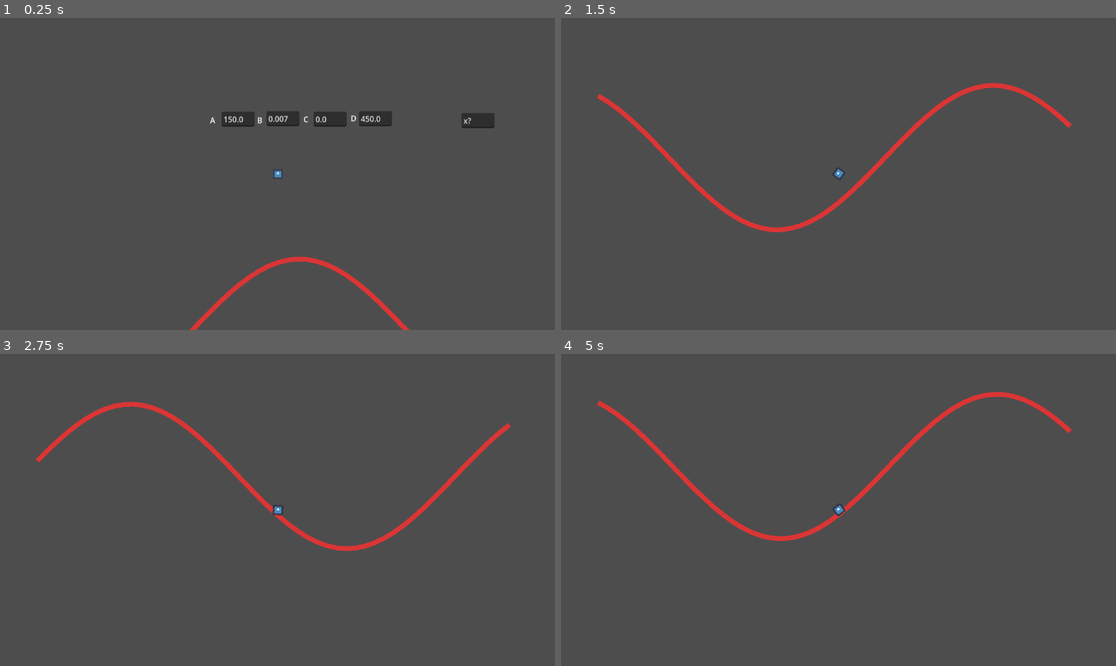
Above: before the commit, frames 1-4 (two rows, left to right).
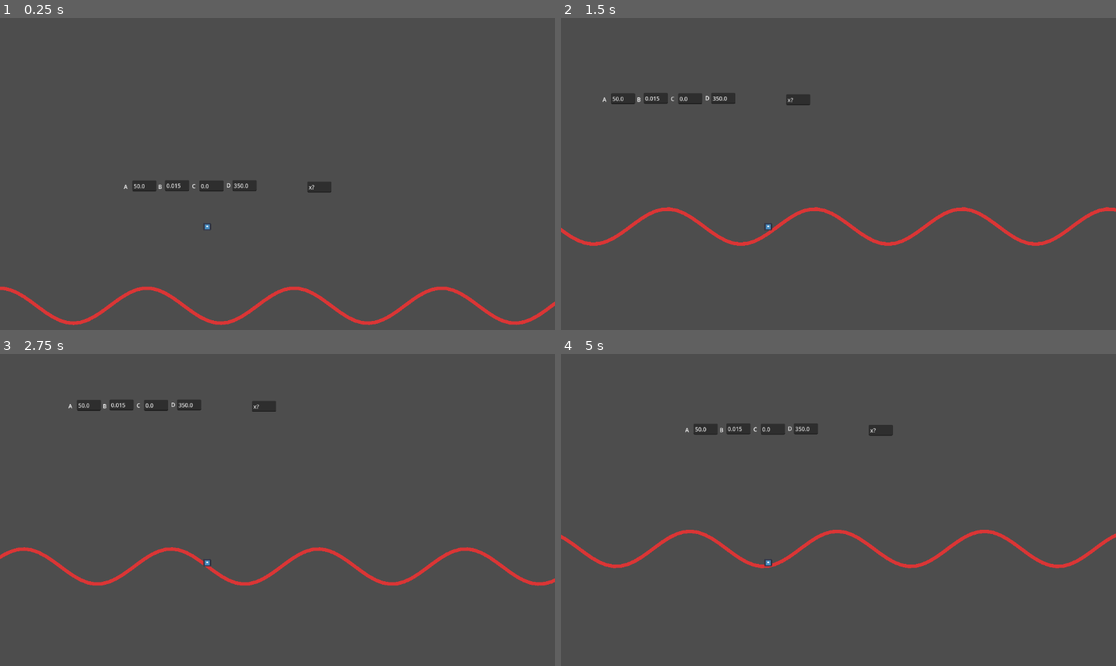
Above: after the commit, the same moments.

Repository: WillowMire/2025GameOffJam
Game: Godot game, scene res://arcade.tscn
Same seed, same stepped clock (60 frames per second), same inputs: the game is played once before the commit and once after it. The engine's default icon, where the game draws it, is replaced by a stand-in: a white triangle on a blue panel in a dark square.
Inputs:
- Up to frame 1 (0.25 s): no input
- Up to frame 2 (1.5 s): hold Right (right) 0.53-1.28 s; hold Down (down) from 1.28 s (still down)
- Up to frame 3 (2.75 s): release Down (down) at 2.03 s; hold Right (right) from 2.03 s (still down)
- Up to frame 4 (5 s): release Right (right) at 2.78 s; hold Up (up) 2.78-3.53 s; hold Left (left) from 3.53 s (still down)

The runs differ from the first frame. In frame 1, 4.2% of the frame differs, in the area x 0-100%, y 30-100%; in frame 2, 3.8%; in frame 3, 3.7%; in frame 4, 3.9%.

Commit message:
Experimented with different collision types for wave, changed movement controls to feel a little smoother

Diff:
--- a/game-off-2025-sine-wave-game/arcade.tscn
+++ b/game-off-2025-sine-wave-game/arcade.tscn
@@ -1,19 +1,28 @@
-[gd_scene load_steps=4 format=3 uid="uid://c6uubfh172683"]
+[gd_scene load_steps=6 format=3 uid="uid://c6uubfh172683"]
 
 [ext_resource type="Script" uid="uid://cafxbpaqogk35" path="res://arcade_main.gd" id="1_kjmcv"]
 [ext_resource type="Texture2D" uid="uid://d1oh54iesvoeo" path="res://icon.svg" id="2_658re"]
 
+[sub_resource type="PhysicsMaterial" id="PhysicsMaterial_658re"]
+friction = 0.0
+
 [sub_resource type="CircleShape2D" id="CircleShape2D_4ltp0"]
 
-[node name="Arcade" type="Node2D" node_paths=PackedStringArray("player", "line")]
+[sub_resource type="PhysicsMaterial" id="PhysicsMaterial_4ltp0"]
+friction = 0.0
+
+[node name="Arcade" type="Node2D" node_paths=PackedStringArray("player", "cam", "line")]
 script = ExtResource("1_kjmcv")
 DEBUG = true
 player = NodePath("PlayerObject")
+cam = NodePath("PlayerObject/Camera2D")
 line = NodePath("SinWave")
-a_var = 150.0
-b_var = 0.007
-d_var = 450.0
-control_speed = 150.0
+a_var = 50.0
+b_var = 0.015
+d_var = 350.0
+min_control_speed = 100.0
+max_control_speed = 250.0
+move_control_lerp_time = 1.0
 
 [node name="SinWave" type="Line2D" parent="."]
 points = PackedVector2Array(0, 400, 1153, 400)
@@ -136,7 +145,11 @@
 offset_bottom = 46.0
 
 [node name="PlayerObject" type="RigidBody2D" parent="."]
-position = Vector2(180, 95)
+position = Vector2(276, 97)
+mass = 0.301
+physics_material_override = SubResource("PhysicsMaterial_658re")
+lock_rotation = true
+continuous_cd = 2
 
 [node name="CollisionShape2D" type="CollisionShape2D" parent="PlayerObject"]
 z_index = 2
@@ -149,13 +162,18 @@
 region_rect = Rect2(3.105, 0, 115.895, 127.5)
 
 [node name="Camera2D" type="Camera2D" parent="PlayerObject"]
-position = Vector2(-1, 0)
+offset = Vector2(200, -150)
+zoom = Vector2(0.73, 0.73)
 
 [node name="WaveCollision" type="RigidBody2D" parent="."]
 position = Vector2(1, 0)
+physics_material_override = SubResource("PhysicsMaterial_4ltp0")
 gravity_scale = 0.0
 lock_rotation = true
 freeze = true
+continuous_cd = 2
+
+[node name="CanvasLayer" type="CanvasLayer" parent="."]
 
 [connection signal="text_submitted" from="DEBUG/A_Edit" to="." method="_on_a_edit_text_submitted"]
 [connection signal="text_submitted" from="DEBUG/B_Edit" to="." method="_on_b_edit_text_submitted"]
--- a/game-off-2025-sine-wave-game/arcade_main.gd
+++ b/game-off-2025-sine-wave-game/arcade_main.gd
@@ -3,10 +3,10 @@
 
 @export var DEBUG : bool
 @export var player : RigidBody2D
+@export var cam : Camera2D
 
 # GOAL
-# make sine wave controllable
-# make sin wave follow player
+# add sin wave function UI in top left
 
 var sin_collision : CollisionShape2D
 var seg : SegmentShape2D
@@ -15,14 +15,16 @@
 
 @export var line : Line2D
 @export var vect_array : Array[Vector2]
+@export_group("Wave Variables")
 @export var a_var : float
 @export var b_var : float
 @export var c_var : float
 @export var d_var : float
-@export var control_speed : float
+@export var min_control_speed : float
+@export var max_control_speed : float
+@export var move_control_lerp_time : float
 
 func _ready() -> void:
-	set_wave_x_range()
 	if DEBUG:
 		$DEBUG.visible = true
 		$DEBUG/A_Edit.text = str(a_var)
@@ -31,18 +33,16 @@
 		$DEBUG/D_Edit.text = str(d_var)
 	draw_wave()
 	start_sin_collision()
+	#poly_start_sin_collision()
 
 #might change to _physics_process if theres a problem
 func _physics_process(delta: float) -> void:
-	set_wave_x_range()
 	move_wave_data(delta)
 	draw_wave()
 	update_sin_collision() #this may cause problems later, if so try making this and the draw function into lerps
+	#poly_update_sin_collision()
 
-func set_wave_x_range():
-	pass #var player.get_transform().x
-
-var sin_collision_array : Array[CollisionShape2D]
+var sin_collision_array : Array[CollisionShape2D] #change to poly or normal depending on what sincollision im doing
 func start_sin_collision() -> void:
 	for i in vect_array.size() - 1:
 		var inst = CollisionShape2D.new()
@@ -60,20 +60,47 @@
 		_seg.b = vect_array[i+1]
 		sin_collision_array[i].shape = _seg
 
+func poly_start_sin_collision() -> void:
+	var inst = CollisionPolygon2D.new()
+	inst.polygon.append(vect_array[0] + Vector2(0, 500))
+	for i in vect_array.size() - 1:
+		inst.polygon.append(vect_array[i])
+	inst.polygon.append(vect_array[vect_array.size() - 1] + Vector2(0, 500))
+	sin_collision_array.append(inst)
+	$WaveCollision.add_child(inst)
+
+func poly_update_sin_collision() -> void:
+	sin_collision_array[0].polygon.clear()
+	sin_collision_array[0].polygon.append(vect_array[0] + Vector2(0, 500))
+	for i in vect_array.size() - 1:
+		sin_collision_array[0].polygon.append(vect_array[i])
+	sin_collision_array[0].polygon.append(vect_array[vect_array.size() - 1] + Vector2(0, 500))
+
+var v_move_timer : float
+var h_move_timer : float
 func move_wave_data(delta : float) -> void:
-	if Input.is_action_pressed("up"):
-		d_var -= delta * control_speed
-	if Input.is_action_pressed("down"):
-		d_var += delta * control_speed
-	if Input.is_action_pressed("left"):
-		c_var += delta * control_speed
-	if Input.is_action_pressed("right"):
-		c_var -= delta * control_speed
+	pass
+	var v_input = Input.get_axis("up", "down")
+	var h_input = Input.get_axis("left", "right")
+
+	if v_input != 0:
+		v_move_timer += delta / move_control_lerp_time
+		var v_lerp = clampf(lerpf(min_control_speed, max_control_speed, v_move_timer), min_control_speed, max_control_speed)
+		d_var += delta * v_lerp * v_input
+	elif v_input == 0:
+		v_move_timer = 0
+
+	if h_input != 0:
+		h_move_timer += delta / move_control_lerp_time
+		var h_lerp = clampf(lerpf(min_control_speed, max_control_speed, h_move_timer), min_control_speed, max_control_speed)
+		c_var -= delta * h_lerp * h_input
+	elif h_input == 0:
+		h_move_timer = 0
 
 func draw_wave() -> void:
 	var j = player.position.x
 	vect_array.clear()
-	for x in range(j - 500, j + 501, 20):
+	for x in range(j - 1200, j + 1201, 20):
 		var i = Vector2(x, sin_func_math(x, a_var, b_var, c_var, d_var))
 		vect_array.append(i)
 	line.set_points(vect_array)
